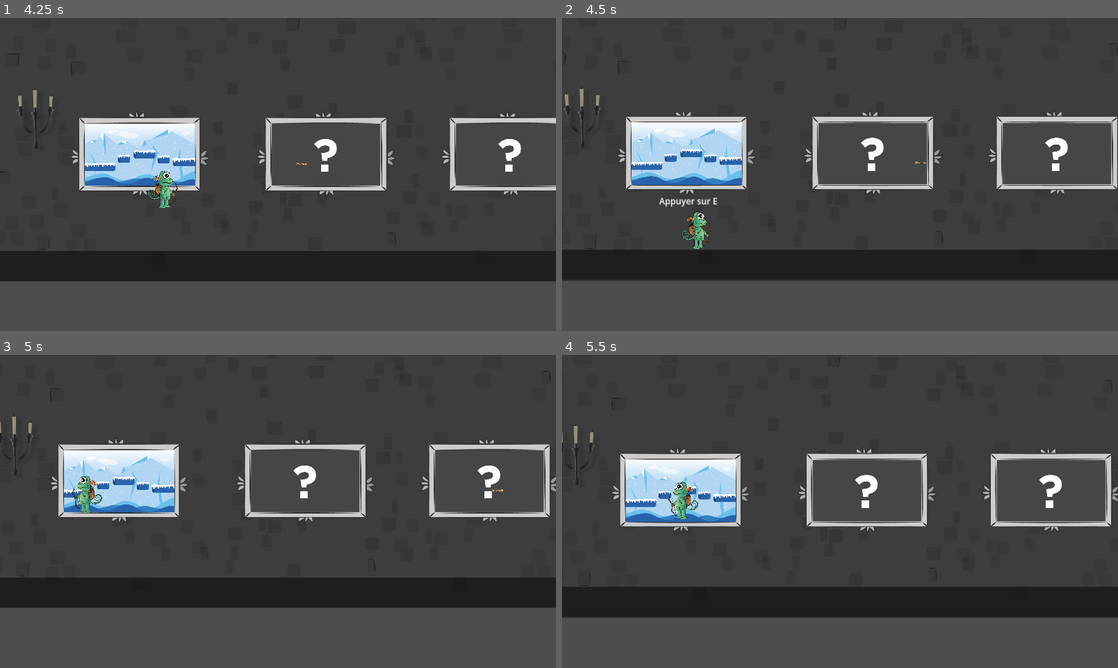
Above: before the commit, frames 1-4 (two rows, left to right).
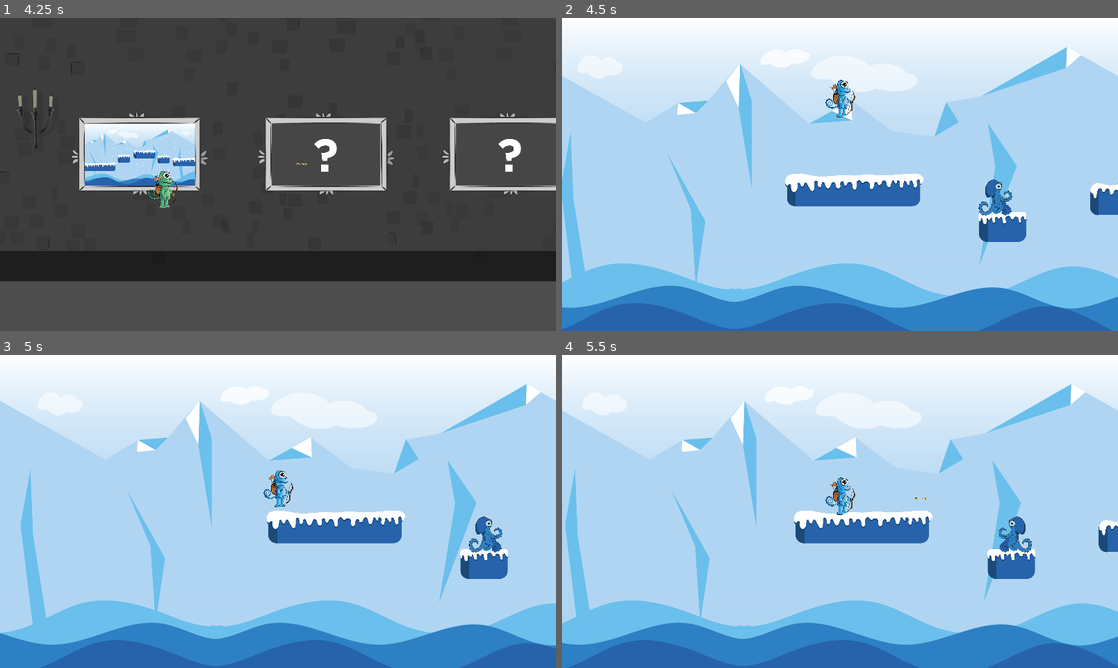
Above: after the commit, the same moments.

Repository: Elracoon/chameleon
Game: Godot game, scene res://scene chateau/scene_chateau.tscn
Same seed, same stepped clock (60 frames per second), same inputs: the game is played once before the commit and once after it.
Inputs:
- Up to frame 1 (4.25 s): hold D (move_right) 0.53-2.03 s; tap Space (fire_bullet) at 0.6, 2.1, 3.6 s; tap W (jump) at 0.77, 1.52, 3.02, 3.77 s; tap E (interagir) at 1.35, 2.85 s; hold A (move_left) 2.03-2.78 s; hold D (move_right) from 2.78 s (still down)
- Up to frame 2 (4.5 s): release D (move_right) at 4.28 s; hold A (move_left) from 4.28 s (still down); tap E (interagir) at 4.35 s
- Up to frame 3 (5 s): keep holding A (move_left); tap W (jump) at 4.52 s
- Up to frame 4 (5.5 s): release A (move_left) at 5.03 s; hold D (move_right) from 5.03 s (still down); tap Space (fire_bullet) at 5.1 s

Frame 1 is identical in both runs. In frame 2, 98% of the frame differs, in the area x 0-100%, y 0-100%; in frame 3, 98%; in frame 4, 98%.
Error in both runs: Attempt to call function 'play' in base 'null instance' on a null instance. (res://code/player.gd:29)

Commit message:
fix node_2D

Diff:
--- a/scene platform/node_2d.tscn
+++ b/scene platform/node_2d.tscn
@@ -82,34 +82,7 @@
 
 [node name="Node2D" type="Node2D"]
 
-[node name="player" type="CharacterBody2D" parent="."]
-z_index = 1
-position = Vector2(417, 270)
-script = ExtResource("1_7d68g")
-
-[node name="AnimatedSprite2D" type="AnimatedSprite2D" parent="player"]
-position = Vector2(2, 0.999939)
-scale = Vector2(0.289965, 0.289965)
-sprite_frames = SubResource("SpriteFrames_s2k12")
-animation = &"walk"
-
-[node name="Sprite2D" type="Sprite2D" parent="player"]
-visible = false
-scale = Vector2(0.25, 0.25)
-texture = ExtResource("2_hlxtx")
-
-[node name="CollisionShape2D" type="CollisionShape2D" parent="player"]
-position = Vector2(3.5, -0.25)
-shape = SubResource("RectangleShape2D_vkttq")
-metadata/_edit_group_ = true
-
-[node name="Marker2D" type="Marker2D" parent="player"]
-position = Vector2(28, 9)
-
-[node name="AudioStreamPlayer2D2" type="AudioStreamPlayer2D" parent="player"]
-position = Vector2(10, 11)
-stream = ExtResource("3_gji83")
-script = ExtResource("8_u6mvr")
+[node name="player" parent="." instance=ExtResource("1_0s2s7")]
 
 [node name="TileMap" type="TileMap" parent="."]
 scale = Vector2(0.5, 0.5)
Not shown: 1 places in scene platform/node_2d.tscn that only renumber resources
